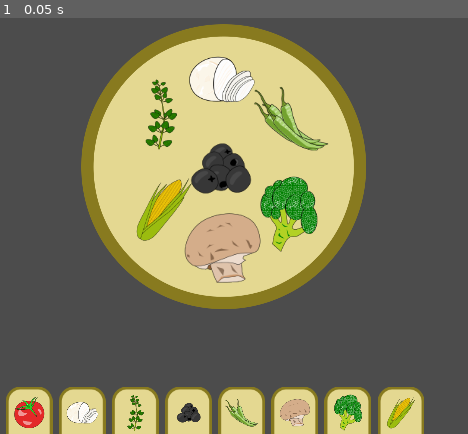
Above: before the commit, frame 1.
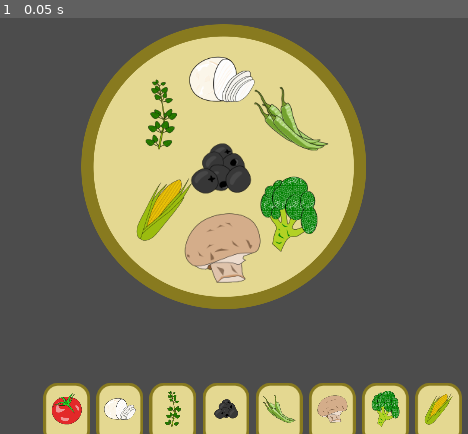
Above: after the commit, the same moment.

Repository: kaiec/pizzacheck
Game: Godot game, scene res://Game.tscn
Same seed, same stepped clock (60 frames per second), same inputs: the game is played once before the commit and once after it. The engine's default icon, where the game draws it, is replaced by a stand-in: a white triangle on a blue panel in a dark square.
Inputs:
- Up to frame 1 (0.05 s): no input

The runs differ from the first frame. In frame 1, 9.1% of the frame differs, in the area x 1-99%, y 87-100%.

Commit message:
Controller is working

Diff:
--- a/Button.gd
+++ b/Button.gd
@@ -24,10 +24,3 @@
 	icon_texture = v
 	$icon.texture = icon_texture
 	$icon.scale = $icon_size.get_rect().size / self.icon_texture.get_size()
-
-# Called when the node enters the scene tree for the first time.
-
-
-# Called every frame. 'delta' is the elapsed time since the previous frame.
-#func _process(delta):
-#	pass
--- a/Button.tscn
+++ b/Button.tscn
@@ -6,8 +6,10 @@
 [ext_resource path="res://button_key_font.tres" type="DynamicFont" id=4]
 
 [node name="Button" type="TextureButton"]
-margin_right = 150.0
-margin_bottom = 199.0
+margin_left = 0.353561
+margin_top = 0.707108
+margin_right = 75.3536
+margin_bottom = 100.707
 texture_normal = ExtResource( 1 )
 script = ExtResource( 2 )
 __meta__ = {
@@ -19,10 +21,10 @@
 texture = ExtResource( 3 )
 
 [node name="icon_size" type="ColorRect" parent="."]
-margin_left = 6.81799
-margin_top = 7.89183
-margin_right = 68.818
-margin_bottom = 68.8918
+margin_left = 6.11086
+margin_top = 130.928
+margin_right = 68.1109
+margin_bottom = 191.928
 color = Color( 1, 1, 1, 0 )
 __meta__ = {
 "_edit_use_anchors_": false
@@ -39,3 +41,4 @@
 __meta__ = {
 "_edit_use_anchors_": false
 }
+[connection signal="pressed" from="." to="." method="_on_Button_pressed"]
--- /dev/null
+++ b/Controller.gd
@@ -0,0 +1,17 @@
+extends GridContainer
+
+signal chosen(item)
+
+func _ready():
+	$Button1.connect("pressed", self, "on_button_pressed", ["tomato"])
+	$Button2.connect("pressed", self, "on_button_pressed", ["mozarella"])
+	$Button3.connect("pressed", self, "on_button_pressed", ["oregano"])
+	$Button4.connect("pressed", self, "on_button_pressed", ["olives"])
+	$Button5.connect("pressed", self, "on_button_pressed", ["peperoni"])
+	$Button6.connect("pressed", self, "on_button_pressed", ["champignon"])
+	$Button7.connect("pressed", self, "on_button_pressed", ["broccoli"])
+	$Button8.connect("pressed", self, "on_button_pressed", ["corn"])
+
+
+func on_button_pressed(result):
+	print(result)
--- /dev/null
+++ b/Controller.tscn
@@ -0,0 +1,86 @@
+[gd_scene load_steps=11 format=2]
+
+[ext_resource path="res://Controller.gd" type="Script" id=1]
+[ext_resource path="res://assets/images/champignon.png" type="Texture" id=2]
+[ext_resource path="res://assets/images/tomato.png" type="Texture" id=3]
+[ext_resource path="res://assets/images/oregano.png" type="Texture" id=4]
+[ext_resource path="res://assets/images/olives.png" type="Texture" id=5]
+[ext_resource path="res://assets/images/peperoni.png" type="Texture" id=6]
+[ext_resource path="res://assets/images/mozarella.png" type="Texture" id=7]
+[ext_resource path="res://assets/images/broccoli.png" type="Texture" id=8]
+[ext_resource path="res://assets/images/corn.png" type="Texture" id=9]
+[ext_resource path="res://Button.tscn" type="PackedScene" id=11]
+
+[node name="Controller" type="GridContainer"]
+margin_right = 670.0
+margin_bottom = 100.0
+custom_constants/vseparation = 0
+custom_constants/hseparation = 10
+columns = 8
+script = ExtResource( 1 )
+__meta__ = {
+"_edit_use_anchors_": false
+}
+
+[node name="Button1" parent="." instance=ExtResource( 11 )]
+margin_left = 0.0
+margin_top = 0.0
+margin_right = 75.0
+margin_bottom = 100.0
+icon_texture = ExtResource( 3 )
+
+[node name="Button2" parent="." instance=ExtResource( 11 )]
+margin_left = 85.0
+margin_top = 0.0
+margin_right = 160.0
+margin_bottom = 100.0
+key = "S"
+icon_texture = ExtResource( 7 )
+
+[node name="Button3" parent="." instance=ExtResource( 11 )]
+margin_left = 170.0
+margin_top = 0.0
+margin_right = 245.0
+margin_bottom = 100.0
+key = "D"
+icon_texture = ExtResource( 4 )
+
+[node name="Button4" parent="." instance=ExtResource( 11 )]
+margin_left = 255.0
+margin_top = 0.0
+margin_right = 330.0
+margin_bottom = 100.0
+key = "F"
+icon_texture = ExtResource( 5 )
+
+[node name="Button5" parent="." instance=ExtResource( 11 )]
+margin_left = 340.0
+margin_top = 0.0
+margin_right = 415.0
+margin_bottom = 100.0
+key = "Z"
+icon_texture = ExtResource( 6 )
+
+[node name="Button6" parent="." instance=ExtResource( 11 )]
+margin_left = 425.0
+margin_top = 0.0
+margin_right = 500.0
+margin_bottom = 100.0
+key = "X"
+icon_texture = ExtResource( 2 )
+
+[node name="Button7" parent="." instance=ExtResource( 11 )]
+margin_left = 510.0
+margin_top = 0.0
+margin_right = 585.0
+margin_bottom = 100.0
+key = "C"
+icon_texture = ExtResource( 8 )
+
+[node name="Button8" parent="." instance=ExtResource( 11 )]
+margin_left = 595.0
+margin_top = 0.0
+margin_right = 670.0
+margin_bottom = 100.0
+key = "V"
+icon_texture = ExtResource( 9 )
--- a/Game.gd
+++ b/Game.gd
@@ -18,8 +18,3 @@
 	if event.is_action_pressed("ui_accept"):
 		print("Shuffle")
 		$plate.shuffle()
-
-
-func _on_Button1_pressed():
-	print("Hi")
-	print($GridContainer/Button1/icon.texture.resource_name)
--- a/Game.tscn
+++ b/Game.tscn
@@ -1,17 +1,8 @@
-[gd_scene load_steps=13 format=2]
+[gd_scene load_steps=4 format=2]
 
-[ext_resource path="res://assets/images/tomato.png" type="Texture" id=1]
-[ext_resource path="res://assets/images/peperoni.png" type="Texture" id=2]
-[ext_resource path="res://assets/images/olives.png" type="Texture" id=3]
-[ext_resource path="res://assets/images/oregano.png" type="Texture" id=4]
-[ext_resource path="res://assets/images/broccoli.png" type="Texture" id=5]
-[ext_resource path="res://assets/images/mozarella.png" type="Texture" id=6]
-[ext_resource path="res://assets/images/corn.png" type="Texture" id=7]
-[ext_resource path="res://assets/images/champignon.png" type="Texture" id=8]
 [ext_resource path="res://Plate.tscn" type="PackedScene" id=9]
 [ext_resource path="res://Game.gd" type="Script" id=10]
-[ext_resource path="res://outline_material.tres" type="Material" id=11]
-[ext_resource path="res://Button.tscn" type="PackedScene" id=12]
+[ext_resource path="res://Controller.tscn" type="PackedScene" id=12]
 
 [node name="Game" type="Node2D"]
 script = ExtResource( 10 )
@@ -19,104 +10,8 @@
 [node name="plate" parent="." instance=ExtResource( 9 )]
 position = Vector2( 642.74, 292.307 )
 
-[node name="vegetables" type="Node2D" parent="."]
-
-[node name="broccoli" type="Sprite" parent="vegetables"]
-position = Vector2( 1639.1, 1173.64 )
-texture = ExtResource( 5 )
-
-[node name="champignon" type="Sprite" parent="vegetables"]
-position = Vector2( 187.831, 1331.91 )
-texture = ExtResource( 8 )
-
-[node name="corn" type="Sprite" parent="vegetables"]
-position = Vector2( 531.806, 1400.44 )
-texture = ExtResource( 7 )
-
-[node name="mozarella" type="Sprite" parent="vegetables"]
-position = Vector2( 179.762, 906.574 )
-texture = ExtResource( 6 )
-
-[node name="olives" type="Sprite" parent="vegetables"]
-material = ExtResource( 11 )
-position = Vector2( 1556.43, 114.431 )
-texture = ExtResource( 3 )
-
-[node name="oregano" type="Sprite" parent="vegetables"]
-position = Vector2( -458.611, 999.03 )
-texture = ExtResource( 4 )
-
-[node name="peperoni" type="Sprite" parent="vegetables"]
-position = Vector2( 1124.35, 872.484 )
-texture = ExtResource( 2 )
-
-[node name="tomato" type="Sprite" parent="vegetables"]
-position = Vector2( 1656.38, 480.715 )
-texture = ExtResource( 1 )
-
-[node name="GridContainer" type="GridContainer" parent="."]
-margin_left = 294.126
-margin_top = 643.854
-margin_right = 1494.13
-margin_bottom = 842.854
-custom_constants/vseparation = 0
-custom_constants/hseparation = 10
-columns = 8
-__meta__ = {
-"_edit_use_anchors_": false
-}
-
-[node name="Button1" parent="GridContainer" instance=ExtResource( 12 )]
-margin_right = 75.0
-margin_bottom = 100.0
-icon_texture = ExtResource( 1 )
-
-[node name="Button2" parent="GridContainer" instance=ExtResource( 12 )]
-margin_left = 85.0
-margin_right = 160.0
-margin_bottom = 100.0
-key = "S"
-icon_texture = ExtResource( 6 )
-
-[node name="Button3" parent="GridContainer" instance=ExtResource( 12 )]
-margin_left = 170.0
-margin_right = 245.0
-margin_bottom = 100.0
-key = "D"
-icon_texture = ExtResource( 4 )
-
-[node name="Button4" parent="GridContainer" instance=ExtResource( 12 )]
-margin_left = 255.0
-margin_right = 330.0
-margin_bottom = 100.0
-key = "F"
-icon_texture = ExtResource( 3 )
-
-[node name="Button5" parent="GridContainer" instance=ExtResource( 12 )]
-margin_left = 340.0
-margin_right = 415.0
-margin_bottom = 100.0
-key = "Z"
-icon_texture = ExtResource( 2 )
-
-[node name="Button6" parent="GridContainer" instance=ExtResource( 12 )]
-margin_left = 425.0
-margin_right = 500.0
-margin_bottom = 100.0
-key = "X"
-icon_texture = ExtResource( 8 )
-
-[node name="Button7" parent="GridContainer" instance=ExtResource( 12 )]
-margin_left = 510.0
-margin_right = 585.0
-margin_bottom = 100.0
-key = "C"
-icon_texture = ExtResource( 5 )
-
-[node name="Button8" parent="GridContainer" instance=ExtResource( 12 )]
-margin_left = 595.0
-margin_right = 670.0
-margin_bottom = 100.0
-key = "V"
-icon_texture = ExtResource( 7 )
-[connection signal="pressed" from="GridContainer/Button1" to="." method="_on_Button1_pressed"]
+[node name="Controller" parent="." instance=ExtResource( 12 )]
+margin_left = 353.99
+margin_top = 638.135
+margin_right = 1023.99
+margin_bottom = 738.135
--- a/Plate.gd
+++ b/Plate.gd
@@ -26,6 +26,7 @@
 
 # Called when the node enters the scene tree for the first time.
 func _ready():
+	$vegetables.show()
 	shuffle()
 
 
--- a/Plate.tscn
+++ b/Plate.tscn
@@ -45,6 +45,7 @@
 position = Vector2( -4.24261, 2.82837 )
 
 [node name="vegetables" type="Node2D" parent="."]
+visible = false
 
 [node name="broccoli" type="Sprite" parent="vegetables"]
 position = Vector2( 283.096, 983.54 )
--- a/assets/images/button.svg
+++ b/assets/images/button.svg
@@ -26,17 +26,17 @@
      borderopacity="1.0"
      inkscape:pageopacity="0.0"
      inkscape:pageshadow="2"
-     inkscape:zoom="0.3845679"
+     inkscape:zoom="0.24718359"
      inkscape:cx="137.17753"
      inkscape:cy="-38.798479"
      inkscape:document-units="mm"
      inkscape:current-layer="layer1"
      inkscape:document-rotation="0"
      showgrid="false"
-     inkscape:window-width="1271"
-     inkscape:window-height="2118"
-     inkscape:window-x="4481"
-     inkscape:window-y="34"
+     inkscape:window-width="1911"
+     inkscape:window-height="700"
+     inkscape:window-x="3841"
+     inkscape:window-y="1452"
      inkscape:window-maximized="1" />
   <metadata
      id="metadata5">
@@ -63,7 +63,8 @@
        x="70.152214"
        y="159.04587"
        ry="5.7977557"
-       inkscape:export-xdpi="33.810001"
-       inkscape:export-ydpi="33.810001" />
+       inkscape:export-xdpi="96"
+       inkscape:export-ydpi="96"
+       inkscape:export-filename="./button.png" />
   </g>
 </svg>
